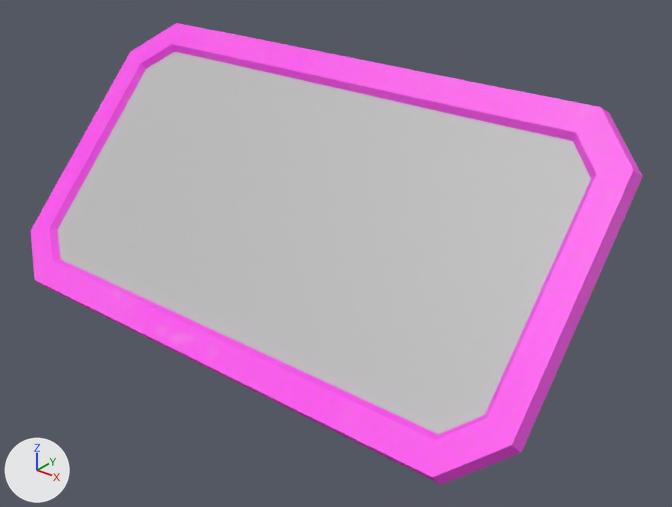
An edit to the FBX model Maya Project Files/Env/Exports/Console/ConsoleMonitor_03_SM_Low.fbx, drawn before and after from the same camera.
One viewpoint serves both versions: a 50 mm camera at (0.328, -0.383, 0.225) aimed at (0.018, 0.005, -0.016). The lights are fixed; the arrows at lower left show +X, +Y and +Z. Where no turn or scale is listed for an object, it has been applied to the vertices.

The first picture shows 'tabletSecondary'.
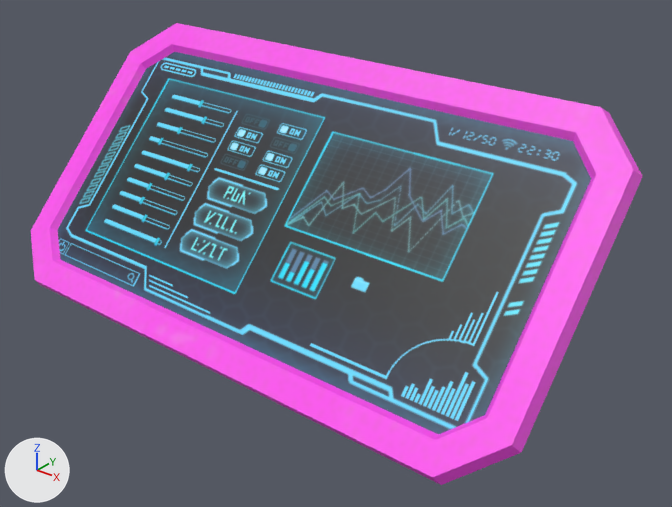
Location of each change, [x1, y1, x2, y2] in pixels of the pictures (672 x 507 px):
'tabletSecondary', surface changed: [53, 49, 596, 439] in both
part 1 of me_mesh, surface changed: [58, 52, 591, 434] in both

The edits, one by one:
Picture 'Screen_Tex_Trim.png' (img_screen_tex_trim_png) is new.
In material 'Screen_Mat' (mat_screen_mat), base_color is no longer (0.5, 0.5, 0.5), grey #bcbcbc.
In material 'Screen_Mat' (mat_screen_mat), texture is now set to img_screen_tex_trim_png, with its transparency.
me_mesh has 129 vertices, 124 faces and spans x -0.184..0.184, y -0.093..0.093, z -0.093..0.091.
me_mesh is used by ob_tabletsecondary; location (0.0, 0.0, 0.0).
me_mesh part 1: texture (UV) coordinates of 16 of 124 faces, centred in x -0.126..0.127, y -0.071..0.029, z -0.034..0.068, changed; they spanned u 0.1..0.17, v 0.3..0.33 and now span u 0.5..1.0, v 0.44..0.72.
